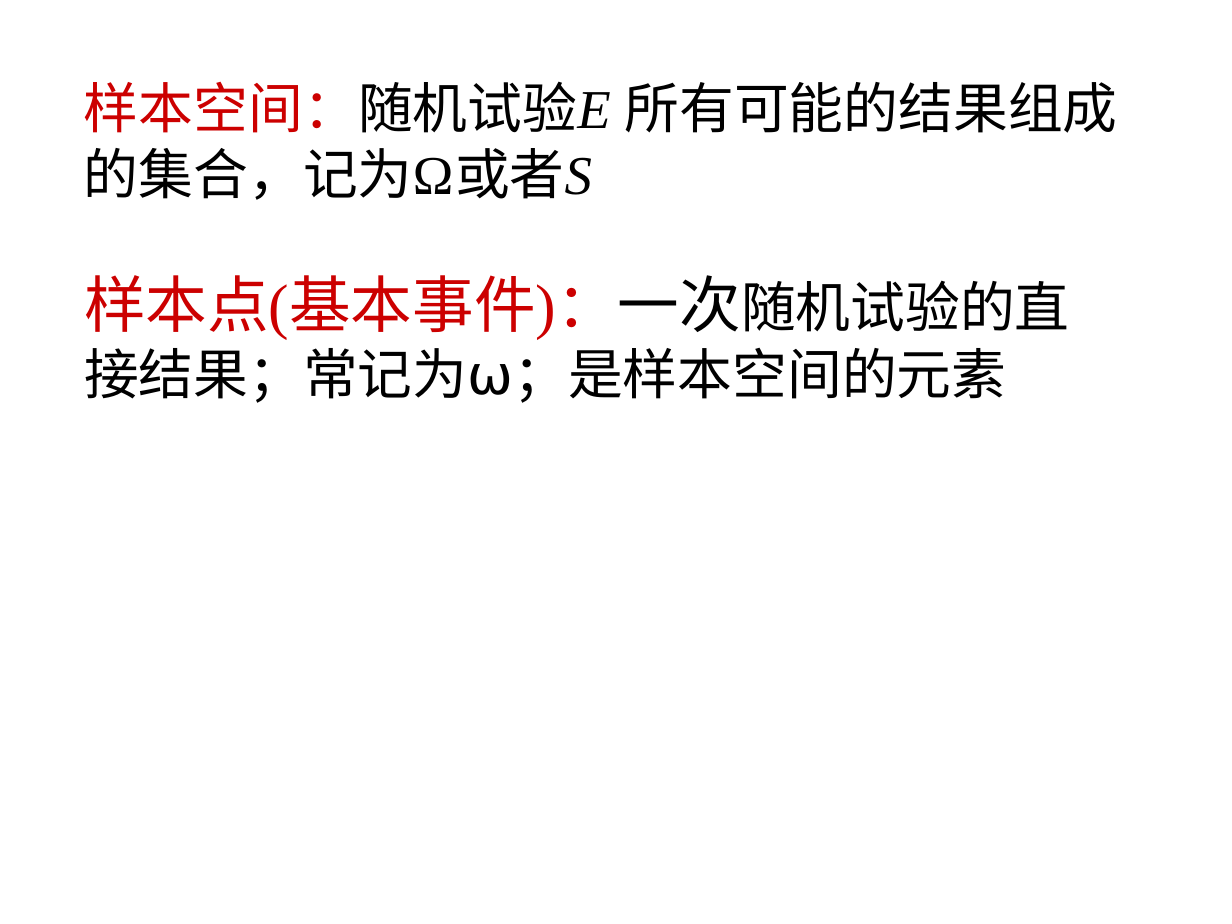
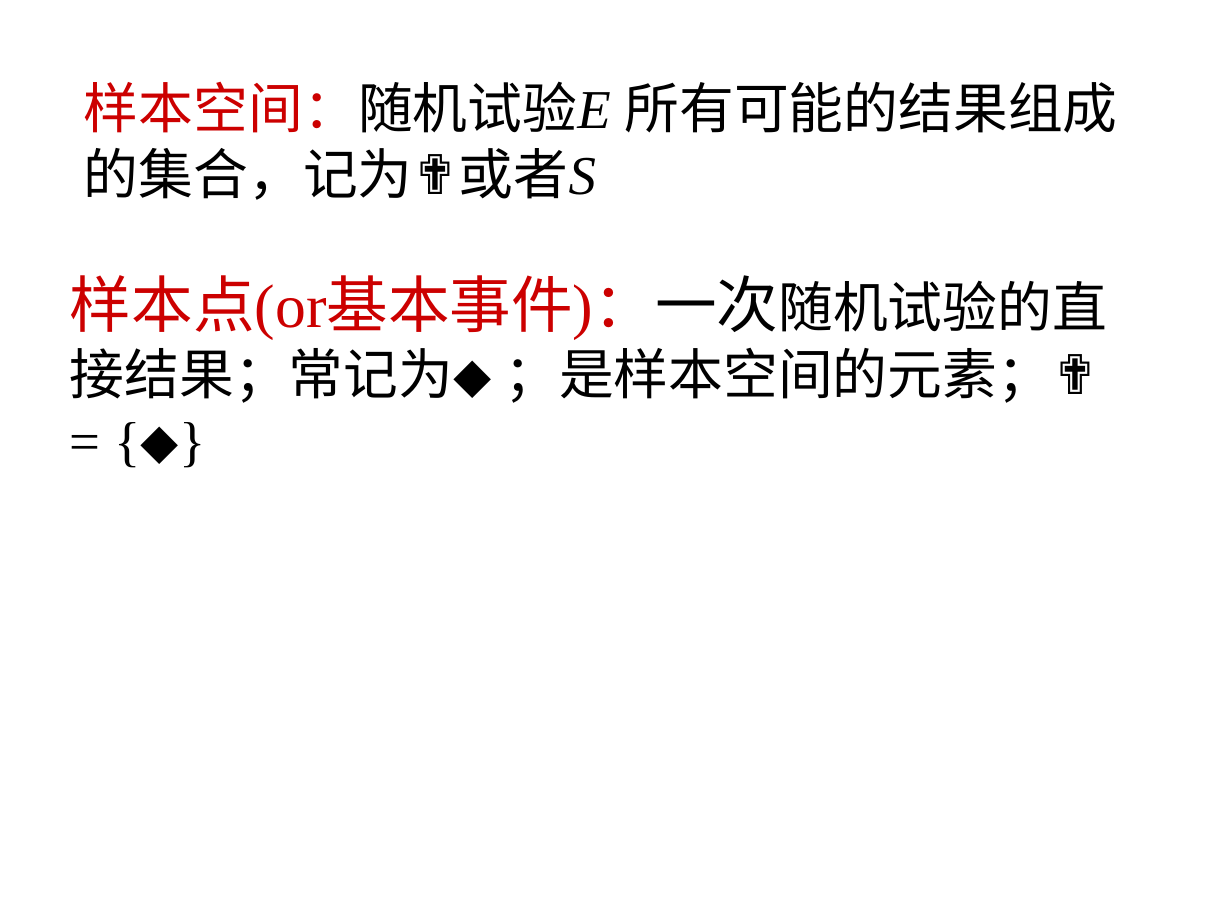
Before and after one commit to scistats/scistats.github.io, a slide deck: slide 10 of ppts/probability/01.1.ppt. Drawn at 1232x924 pixels with LibreOffice and Linux fonts; fonts in the diff are those of the drawing. Boxes give left, top, right and bottom in pixels: in the first picture for what was removed or moved away, otherwise in the second. Text is boxed around its words. In the diff, an @@ line names an element or a change of style, - is before the commit and + after.

```diff
--- a/ppts/probability/01.1.ppt
+++ b/ppts/probability/01.1.ppt
@@ text at (84, 81, 1118, 200): text changed @@
-样本空间：随机试验E 所有可能的结果组成的集合，记为Ω或者S
+样本空间：随机试验E 所有可能的结果组成的集合，记为✟或者S
@@ text at (70, 275, 1107, 403): text changed @@
-样本点(基本事件)：一次随机试验的直接结果；常记为⍵；是样本空间的元素
+样本点(or基本事件)：一次随机试验的直接结果；常记为⬥ ；是样本空间的元素；✟ = {⬥}
```
Also in this commit, not shown: 8 other slides changed, 6 other files.
